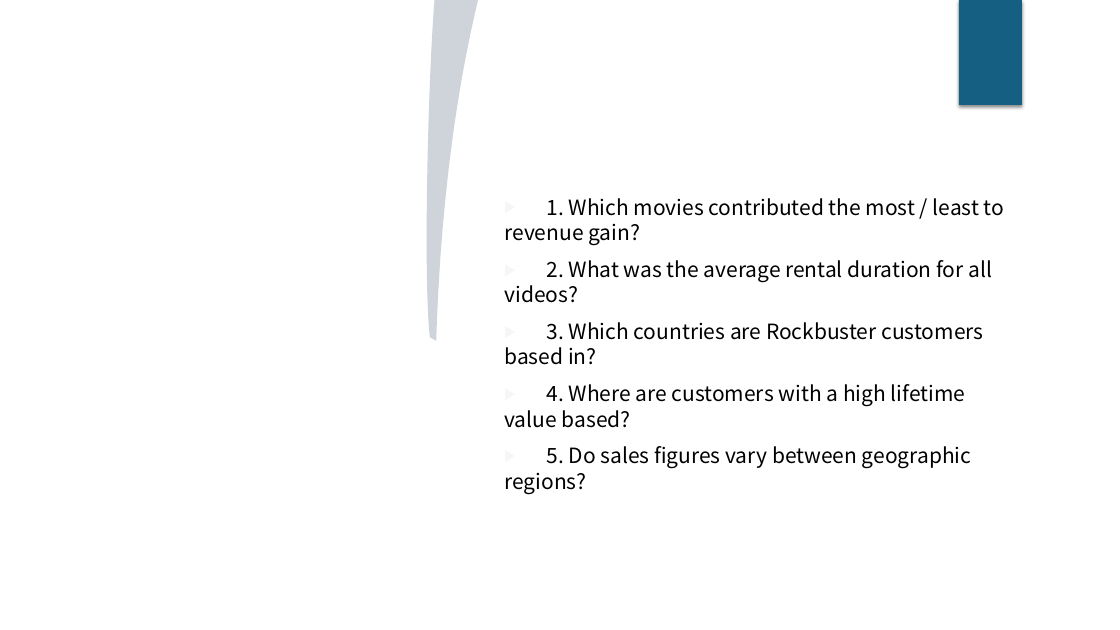
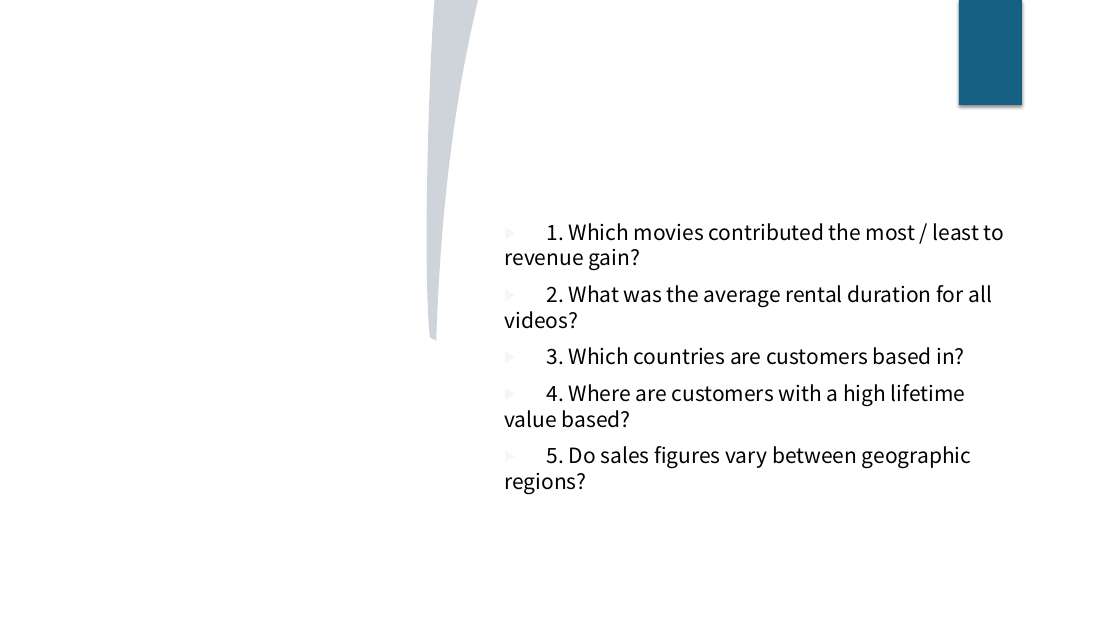
Before and after one commit to davidgriesel/03_streaming_service_database_queries, a slide deck: slide 3 of deliverables/presentation.pptx. Drawn at 1120x630 pixels with LibreOffice and Linux fonts; fonts in the diff are those of the drawing; grey boxes stand for pictures; background and template pictures are left out. Boxes give left, top, right and bottom in pixels: in the first picture for what was removed or moved away, otherwise in the second. Text is boxed around its words. In the diff, an @@ line names an element or a change of style, - is before the commit and + after.

```diff
--- a/deliverables/presentation.pptx
+++ b/deliverables/presentation.pptx
@@ text at bbox=[546, 347, 965, 365]: text changed @@
-▶ 3. Which countries are Rockbuster customers based in?
+▶ 3. Which countries are customers based in?
```
Also in this commit, not shown: 4 other slides changed, 17 other files.
